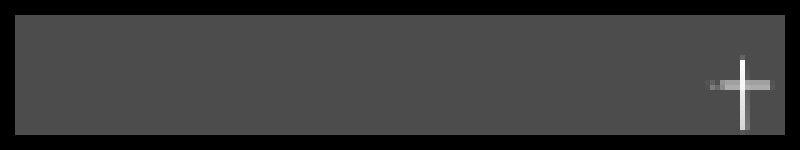
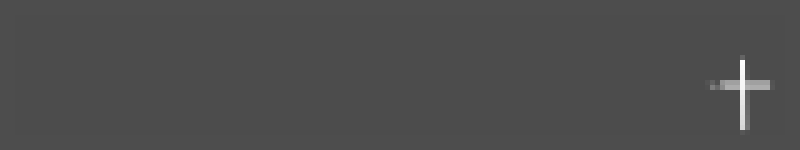
Layered file, before and after one edit (800px x 150px). Changes by layer:
added layer "可視部分コピー" above "背景" over [0, 0, 800, 150]
